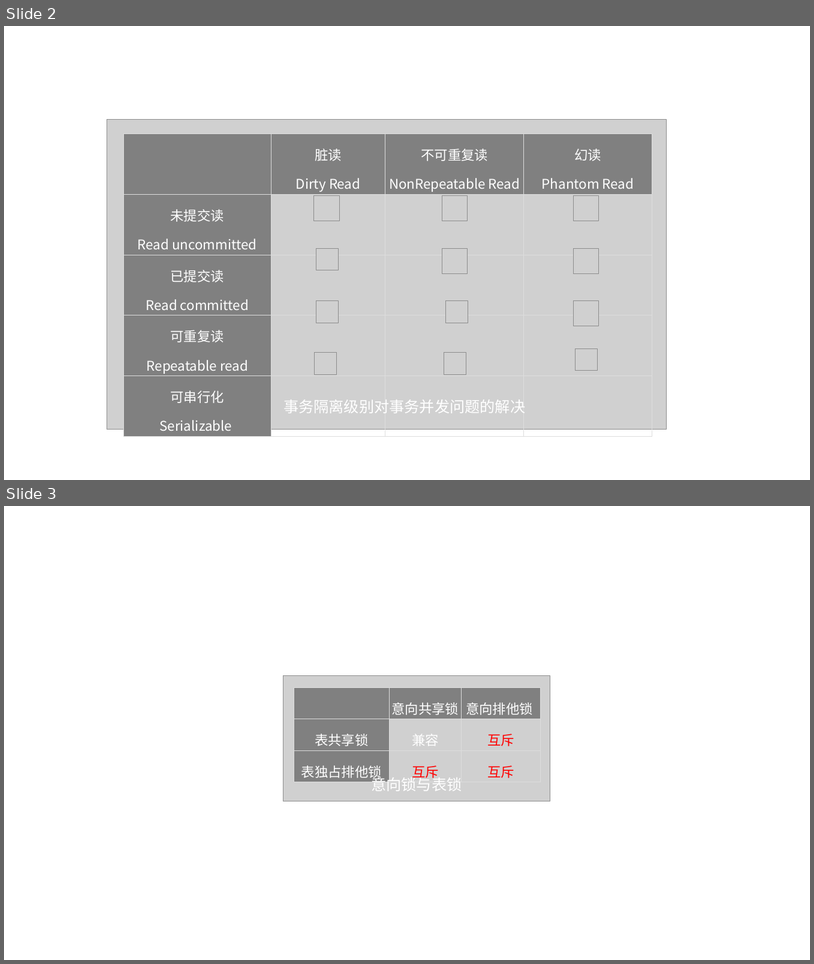
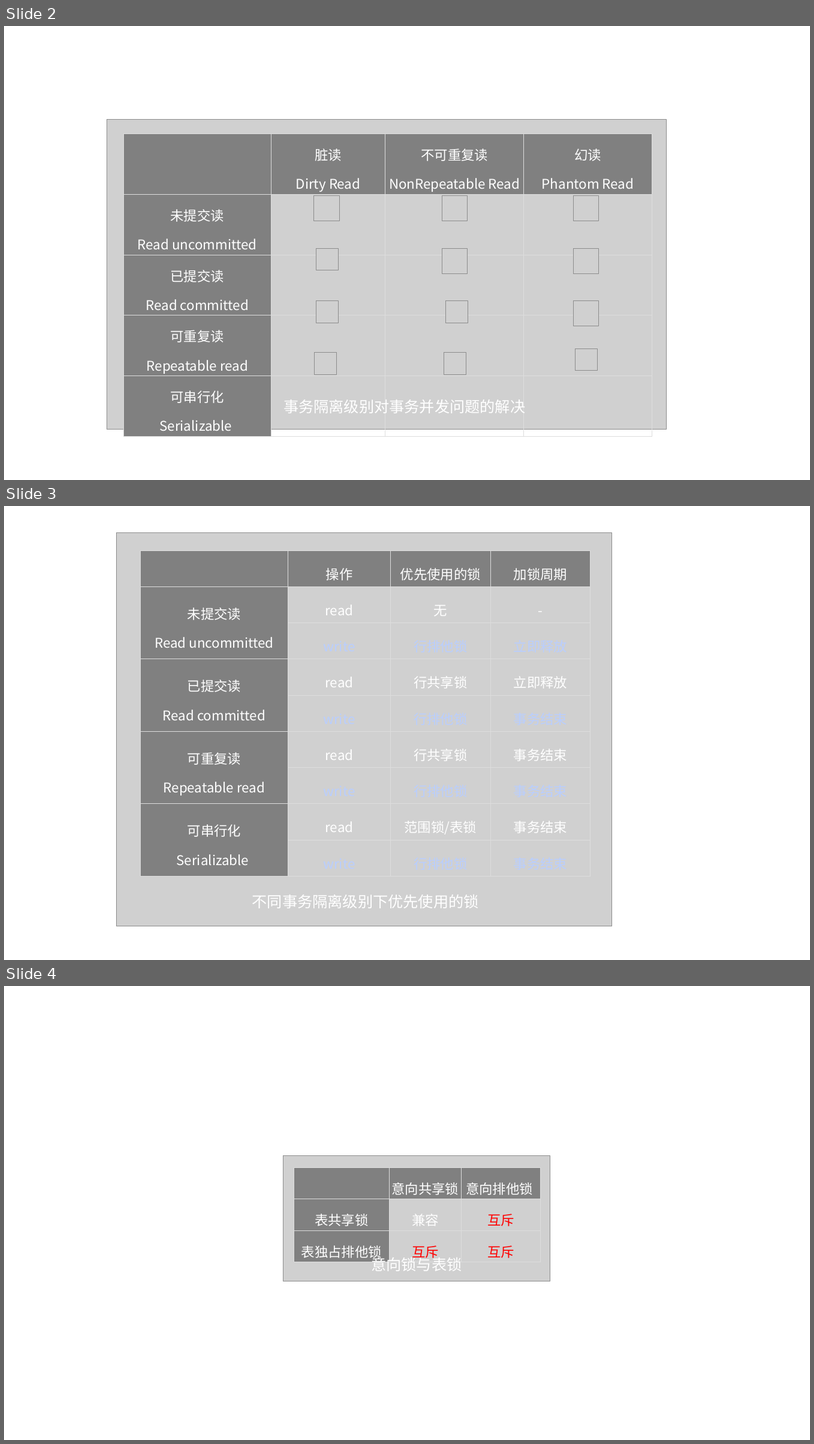
Before and after one commit to caison/java-knowledge-mind-map, a slide deck: 数据库/配图.pptx. Shown one above the other, each under a label of ours: slides 2 and 3 before the commit, slides 2, 3 and 4 after it. The pictures are 814x964 and 814x1444 pixels, drawn with LibreOffice and Linux fonts; fonts in the diff are those of the drawing; grey boxes stand for pictures; background and template pictures are left out. Boxes give left, top, right and bottom in pixels: in the first picture for what was removed or moved away, otherwise in the second. Text is boxed around its words. In the diff, an @@ line names an element or a change of style, - is before the commit and + after.

Commit message:
<update> 更新数据库优化、事务机制的说明

```diff
--- a/数据库/配图.pptx
+++ b/数据库/配图.pptx
@@ slide 3 added at (4,506,810,960), background picture (left out) @@
@@ picture added at (117,532,612,926) @@
@@ table added at (141,551,591,876), 9 rows, 4 columns @@
+ | 操作 | 优先使用的锁 | 加锁周期
+未提交读 / Read uncommitted | read | 无 | -
+ | write | 行排他锁 | 立即释放
+已提交读 / Read committed | read | 行共享锁 | 立即释放
+ | write | 行排他锁 | 事务结束
+可重复读 / Repeatable read | read | 行共享锁 | 事务结束
+ | write | 行排他锁 | 事务结束
+可串行化 / Serializable | read | 范围锁/表锁 | 事务结束
+ | write | 行排他锁 | 事务结束
@@ text added at (252,894,479,908), 18 pt, text #FFFFFF @@
+不同事务隔离级别下优先使用的锁
@@ what was slide 3 is now slide 4 @@
```
Also in this commit, not shown: 2 other slides added, 3 other files.
